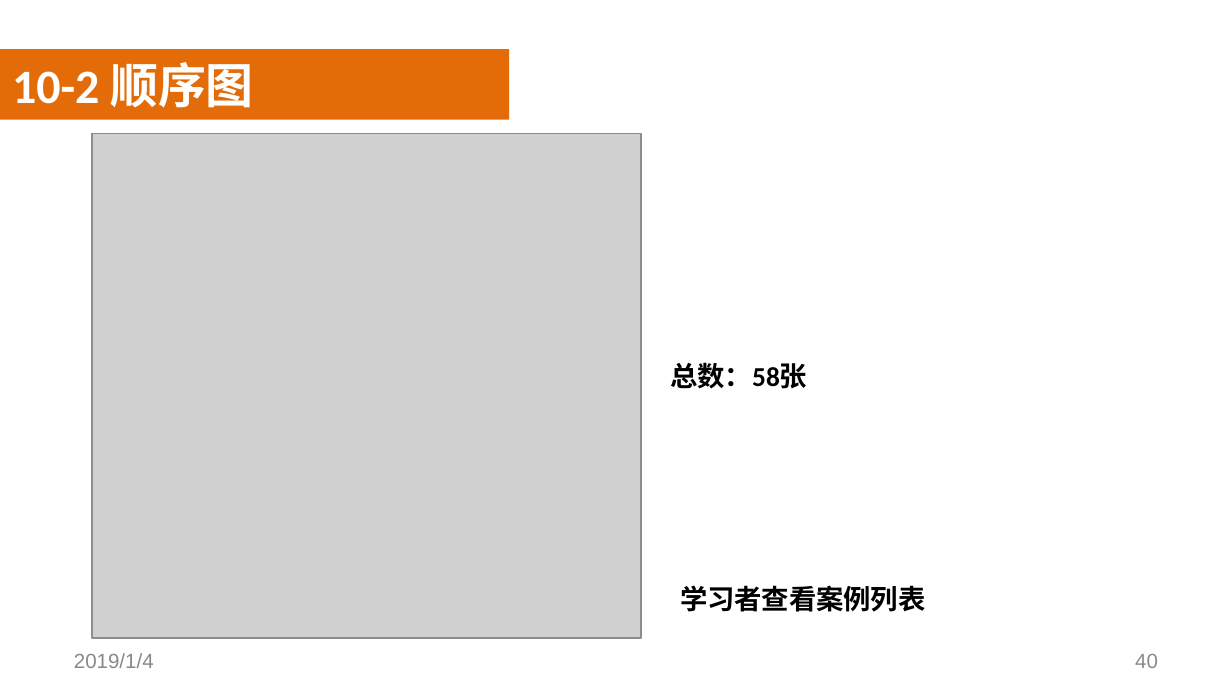
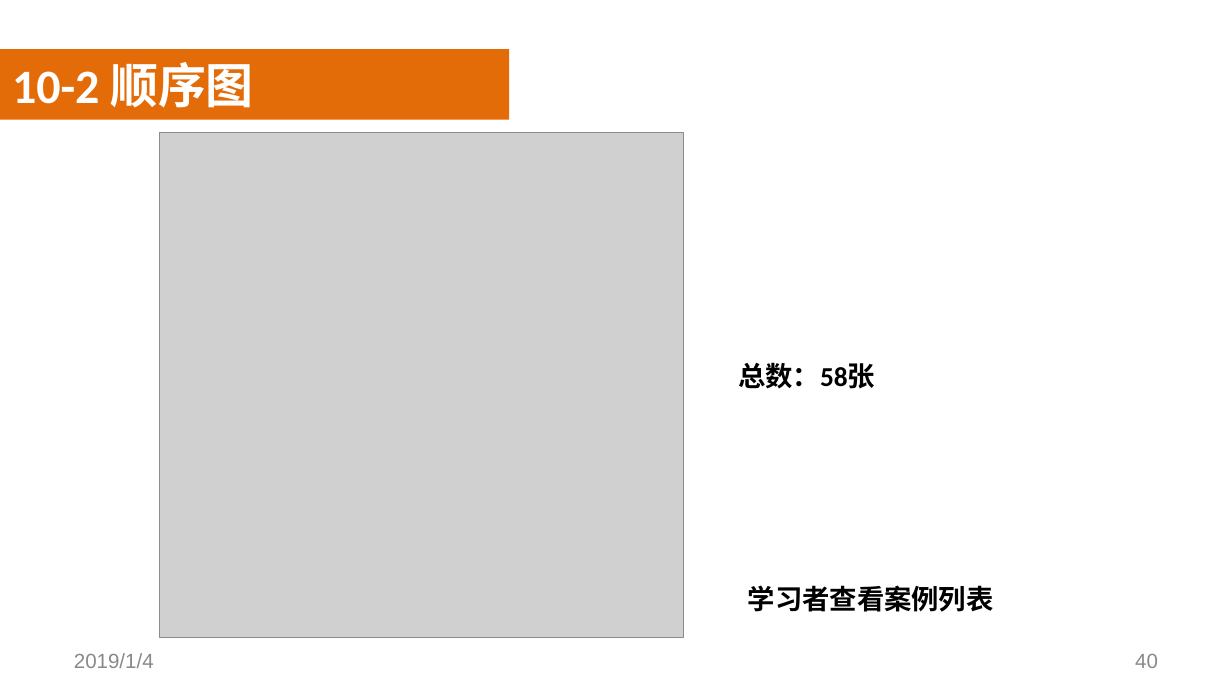
Before and after one commit to SoftwareRequirtmentsG02/Document, a slide deck: slide 40 of 案例教学系统/受控文档/分析设计/PPT/PRD2018-G02-SRS评审PPT.pptx. Drawn at 1232x693 pixels with LibreOffice and Linux fonts; fonts in the diff are those of the drawing; grey boxes stand for pictures; background and template pictures are left out. Boxes give left, top, right and bottom in pixels: in the first picture for what was removed or moved away, otherwise in the second. Text is boxed around its words. In the diff, an @@ line names an element or a change of style, - is before the commit and + after.

```diff
--- a/案例教学系统/受控文档/分析设计/PPT/PRD2018-G02-SRS评审PPT.pptx
+++ b/案例教学系统/受控文档/分析设计/PPT/PRD2018-G02-SRS评审PPT.pptx
@@ picture resized from (x1=92, y1=133, x2=642, y2=638) to (x1=160, y1=133, x2=685, y2=638) @@
@@ text "总数：58张" moved from (x1=670, y1=362, x2=807, y2=389) to (x1=738, y1=362, x2=875, y2=389) @@
@@ text "学习者查看案例列表" moved from (x1=680, y1=585, x2=926, y2=612) to (x1=748, y1=585, x2=994, y2=612) @@
```
Also in this commit, not shown: 14 other slides changed, 1 slide added, 1 slide removed, 2 other files.
